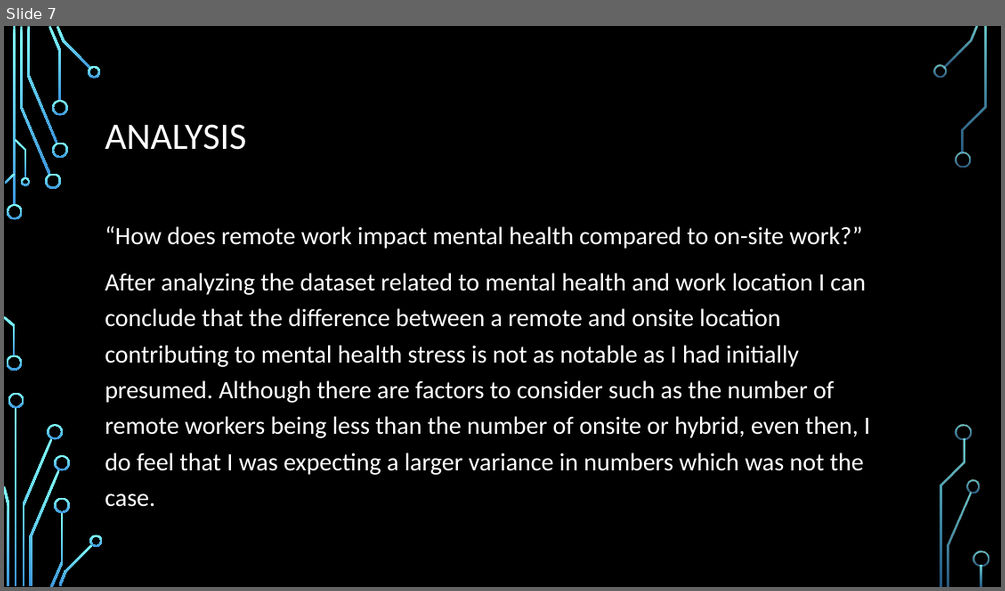
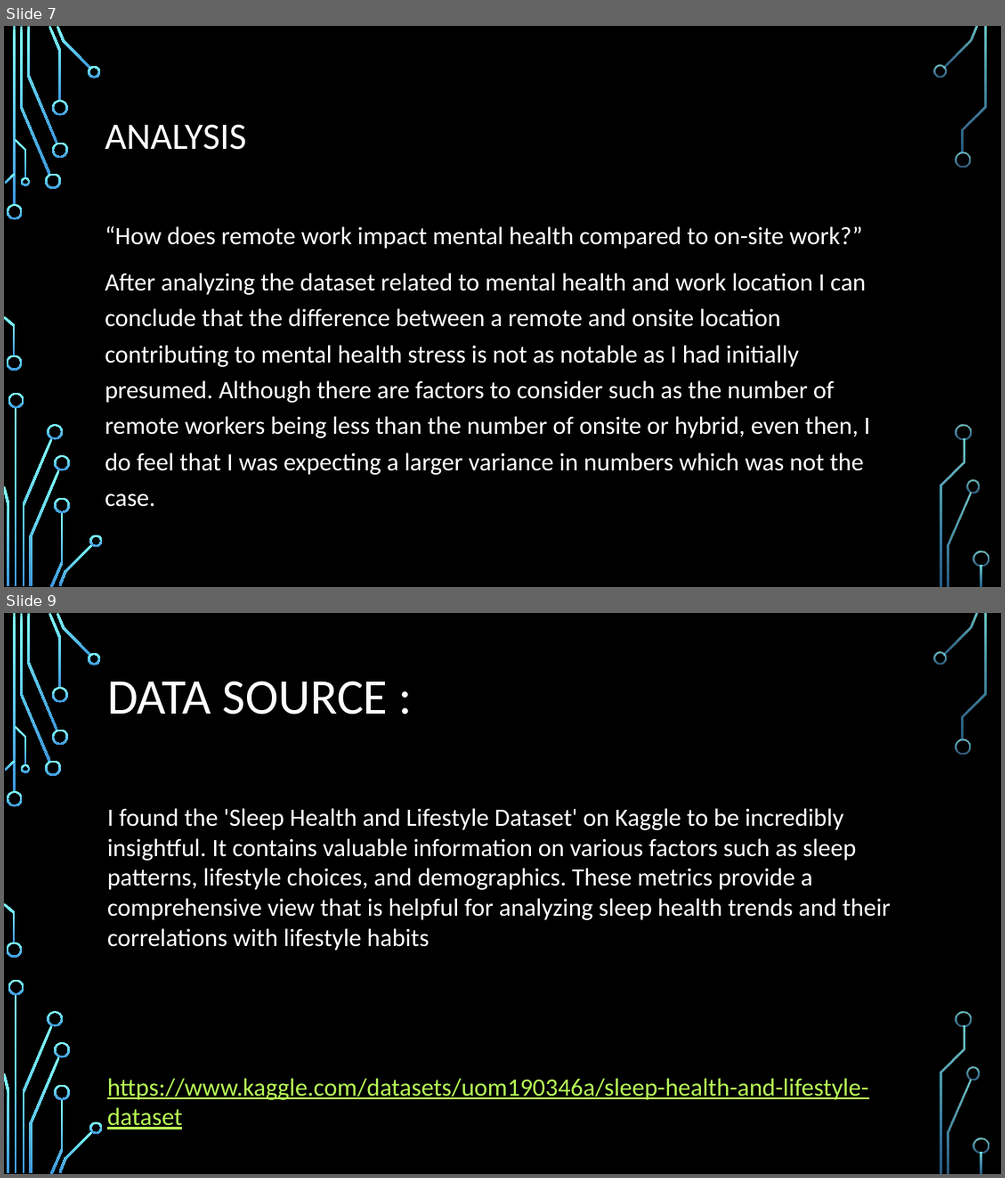
Before and after one commit to CaptDon71/Project-1-Research-Presentation, a slide deck: Ilsa-Presentation1.pptx. Shown one above the other, each under a label of ours: slide 7 before the commit, slides 7 and 9 after it; the slides between them are not shown. The pictures are 1005x591 and 1005x1178 pixels, drawn with LibreOffice and Linux fonts; fonts in the diff are those of the drawing; background and template pictures are left out. Boxes give left, top, right and bottom in pixels: in the first picture for what was removed or moved away, otherwise in the second. Text is boxed around its words. In the diff, an @@ line names an element or a change of style, - is before the commit and + after.

```diff
--- a/Ilsa-Presentation1.pptx
+++ b/Ilsa-Presentation1.pptx
@@ slide 9 added at [4,613,1001,1174], background picture (left out); not listed: 36 template elements that a slide beside it also shows @@
@@ text added at [107,681,388,714], 48 pt, text #FFFFFF @@
+DATA SOURCE :
@@ text added at [107,808,890,1129], 24 pt, text #FFFFFF @@
+I found the 'Sleep Health and Lifestyle Dataset' on Kaggle to be incredibly insightful. It contains valuable information on various factors such as sleep patterns, lifestyle choices, and demographics. These metrics provide a comprehensive view that is helpful for analyzing sleep health trends and their correlations with lifestyle habits
+https://www.kaggle.com/datasets/uom190346a/sleep-health-and-lifestyle-dataset
```
Also in this commit, not shown: 4 other slides added.
